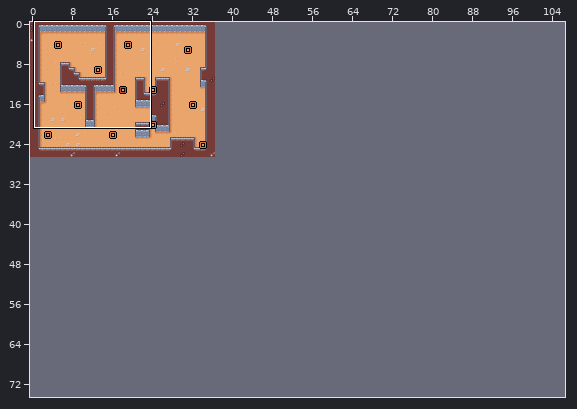
One commit to this LDtk project: data/map/world.ldtk. Above: a wide view before the commit, with the close-up outlined.
Close-up. Old version:
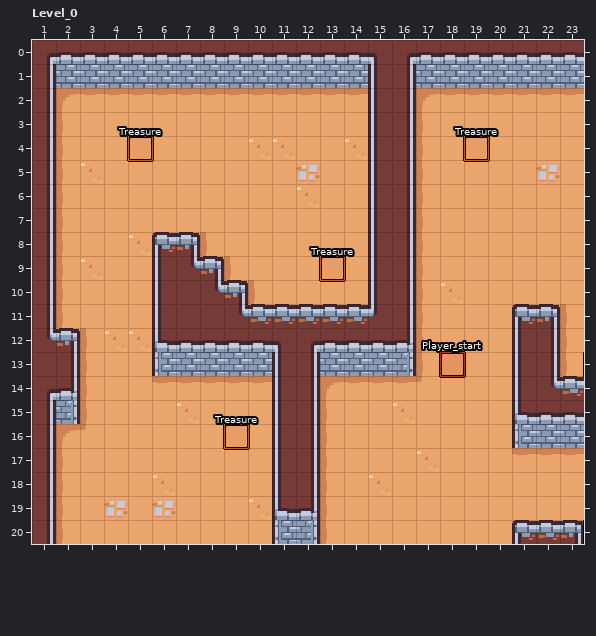
Cells are 16x16 px. Shown: Level_0 x 1..23, y 0..20. The commit also changed other parts of the map, which this record leaves out. The old version is drawn lined up with the new one.
After the commit:
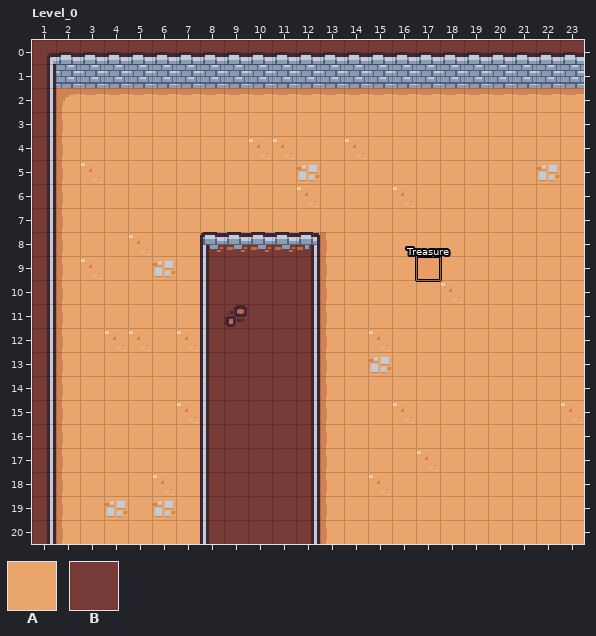
Key: from "Background": A 1 "Floor", B 2 "Walls".
_ is an empty cell.
Objects are placed by their top-left corner, in cells (3,4 is the top-left corner of cell 3,4); size is 1x1 cell unless given.
Tiles replaced or removed in this view: A, B.
Difference:
Changed rows in their new state; . is an unchanged cell.
map size 37x27 -> 107x75 cells
Layer "Background":
first column x 2:
 2 .............AA.......
 3 .............AA.......
 4 .............AA.......
 5 .............AA.......
 6 .............AA.......
 7 .............AA.......
 8 ....AABBBBB..AA.......
 9 ....AA.BBBB..AA.......
10 ....AA..BBB..AA.......
11 ....AA.....AAAA....AA.
12 A...AA.....AAAA....AA.
13 A...AA.....AAAA....AA.
14 A.....BBB..........AAA
15 A.....BBB..........AAA
16 ......BBB..........AAA
17 ......BBB.............
18 ......BBB.............
19 ......BBB.............
20 ......BBB..........AAA
Layer "Entities":
added: "Treasure" rectangle at 17,9
removed: "Player_start" rectangle at 18,13
removed: "Treasure" rectangle at 13,9
removed: "Treasure" rectangle at 5,4
removed: "Treasure" rectangle at 9,16
removed: "Treasure" rectangle at 19,4
